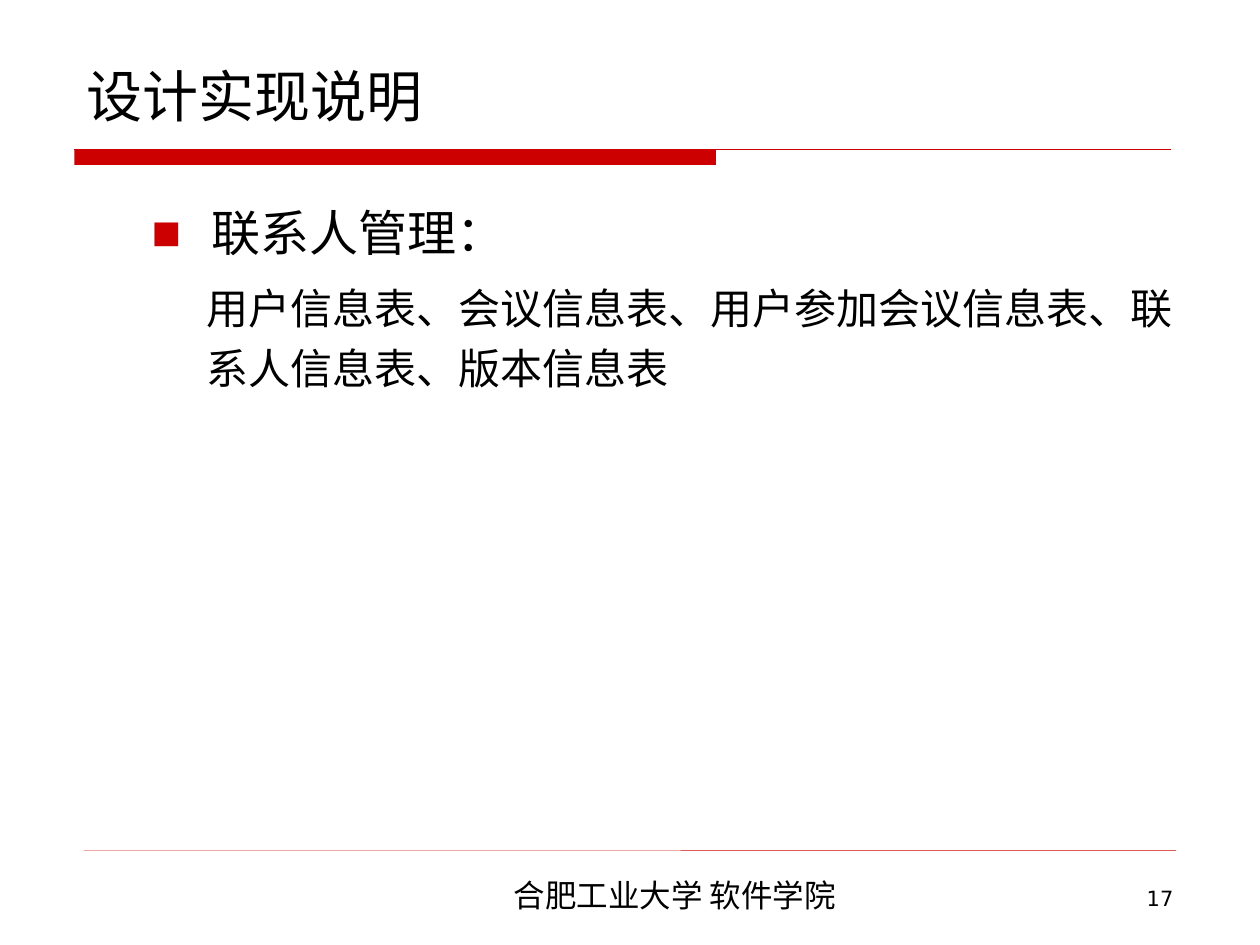
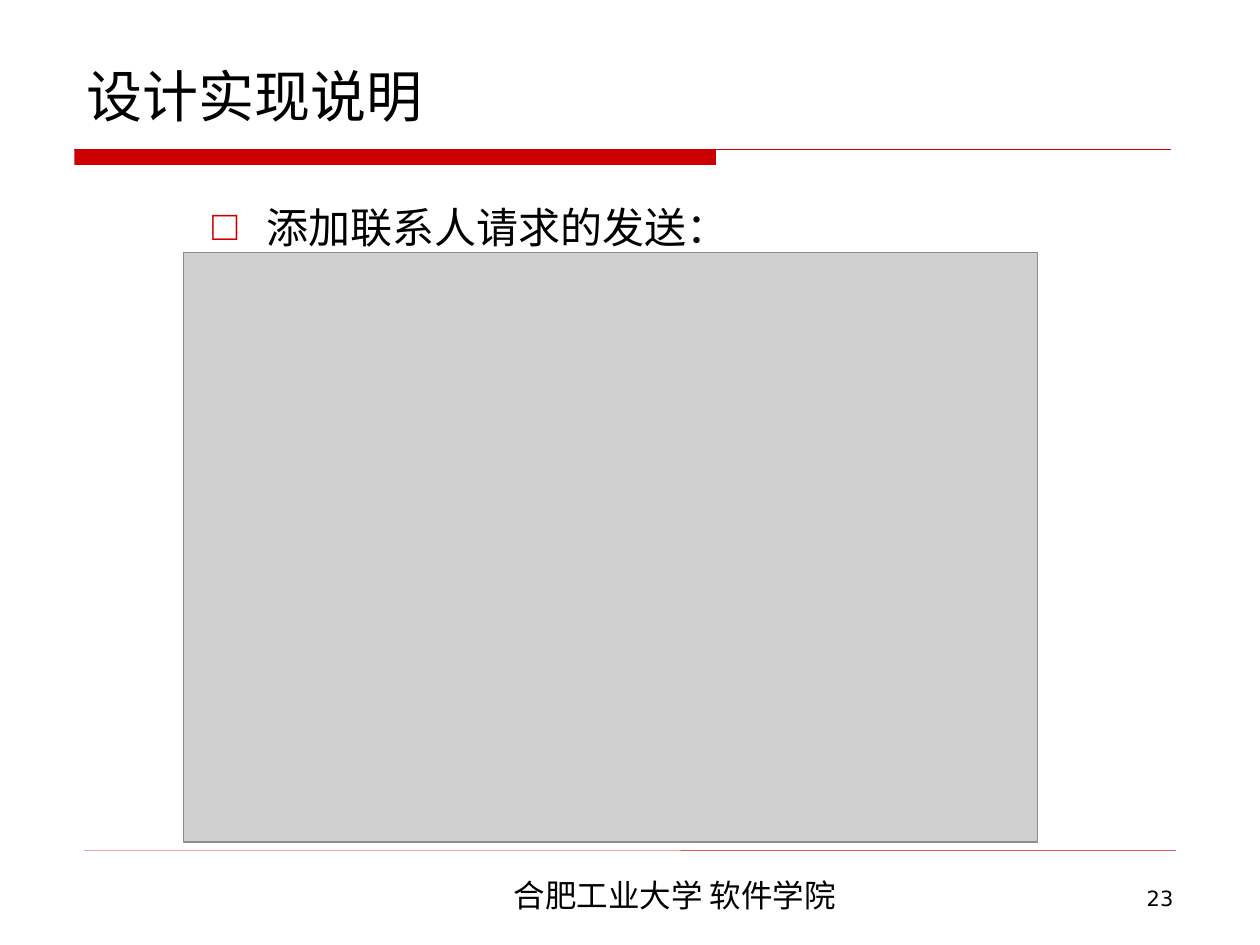
Before and after one commit to CodeDogandCat/master_proj, a slide deck: slide 23 of 2013214381李磊最终答辩/软件学院本科毕业设计毕业答辩.ppt (slide 17 before the commit). Drawn at 1260x945 pixels with LibreOffice and Linux fonts; fonts in the diff are those of the drawing; grey boxes stand for pictures; background and template pictures are left out. Boxes give left, top, right and bottom in pixels: in the first picture for what was removed or moved away, otherwise in the second. Text is boxed around its words. In the diff, an @@ line names an element or a change of style, - is before the commit and + after.

```diff
--- a/2013214381李磊最终答辩/软件学院本科毕业设计毕业答辩.ppt
+++ b/2013214381李磊最终答辩/软件学院本科毕业设计毕业答辩.ppt
@@ text at (x1=267, y1=207, x2=729, y2=253): text changed @@
-  ■ 联系人管理：
-    用户信息表、会议信息表、用户参加会议信息表、联系人信息表、版本信息表
+    □ 添加联系人请求的发送：
@@ picture added at (x1=184, y1=252, x2=1038, y2=842) @@
@@ page number at (x1=1147, y1=890, x2=1174, y2=907): text changed @@
-17
+23
```
Also in this commit, not shown: 5 other slides changed, 10 slides added, 5 other files.
